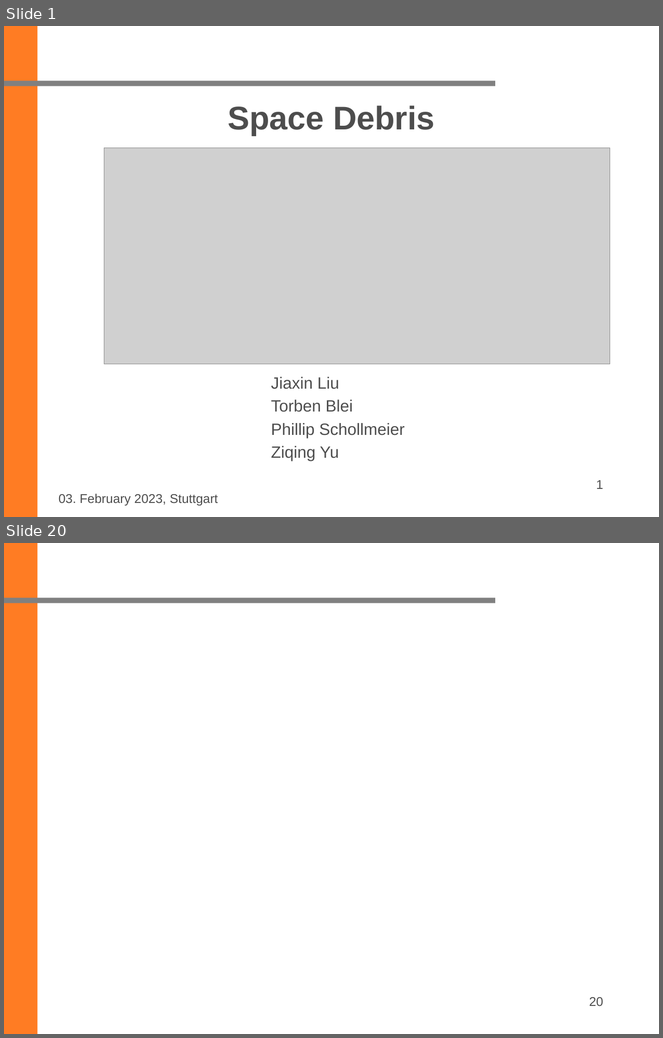
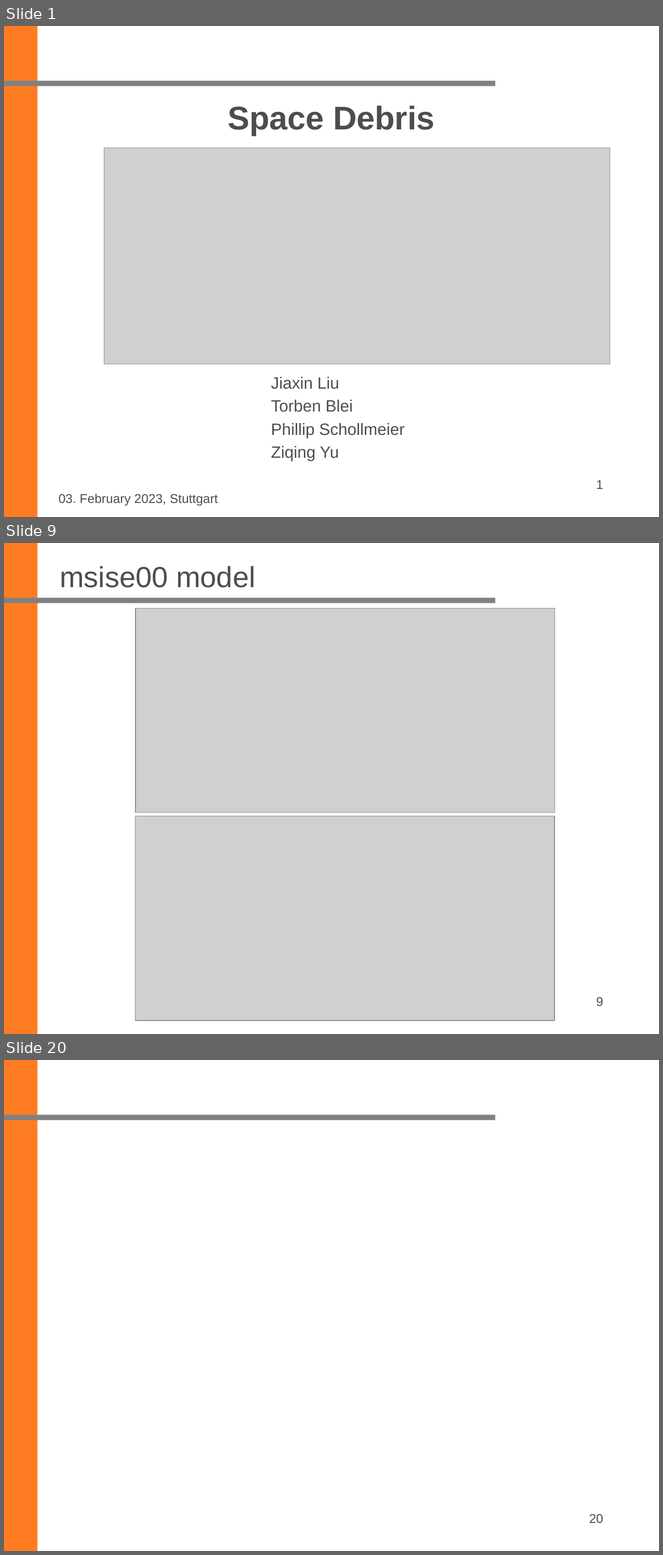
Before and after one commit to ziqing97/Seminar-Aktuelle-Geodaetische-Satelliten-missionen, a slide deck: Project_Space_Debris/Ordner_Yu/Folien/final/20230203_Final.pptx. Shown one above the other, each under a label of ours: slides 1 and 20 before the commit, slides 1, 9 and 20 after it; the slides between them are not shown. The pictures are 663x1038 and 663x1555 pixels, drawn with LibreOffice and Linux fonts; fonts in the diff are those of the drawing; grey boxes stand for pictures; background and template pictures are left out. Boxes give left, top, right and bottom in pixels: in the first picture for what was removed or moved away, otherwise in the second. Text is boxed around its words. In the diff, an @@ line names an element or a change of style, - is before the commit and + after.

Commit message:
update ppt and images

```diff
--- a/Project_Space_Debris/Ordner_Yu/Folien/final/20230203_Final.pptx
+++ b/Project_Space_Debris/Ordner_Yu/Folien/final/20230203_Final.pptx
@@ slide 9 added at (x1=4, y1=543, x2=659, y2=1034), background #FFFFFF; not listed: 2 template elements that a slide beside it also shows @@
@@ title added at (x1=60, y1=566, x2=256, y2=588), 32 pt, text #4D4D4D @@
+msise00 model
@@ picture added at (x1=136, y1=608, x2=555, y2=812) @@
@@ picture added at (x1=135, y1=816, x2=554, y2=1021) @@
@@ page number added at (x1=596, y1=997, x2=604, y2=1006), 14 pt, text #4D4D4D @@
+9
```
Also in this commit, not shown: 17 other slides added, 18 slides removed, 11 other files.
